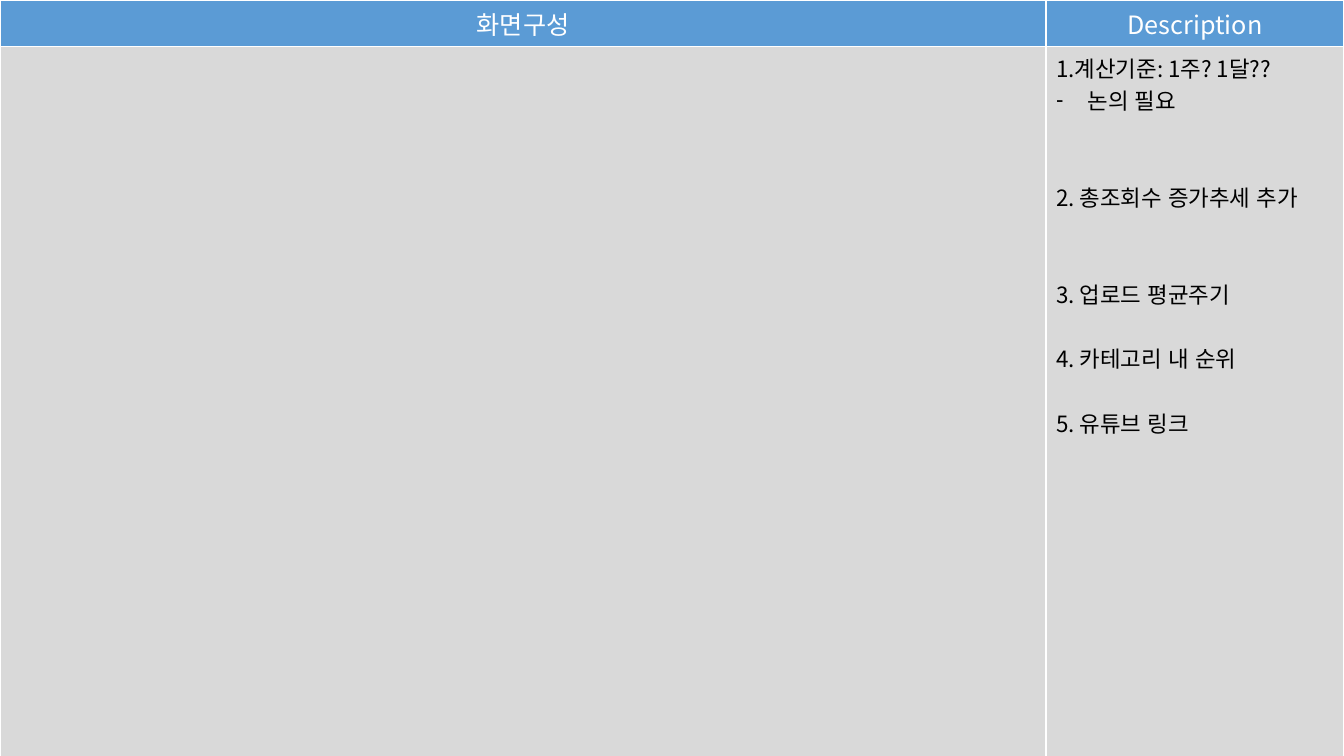
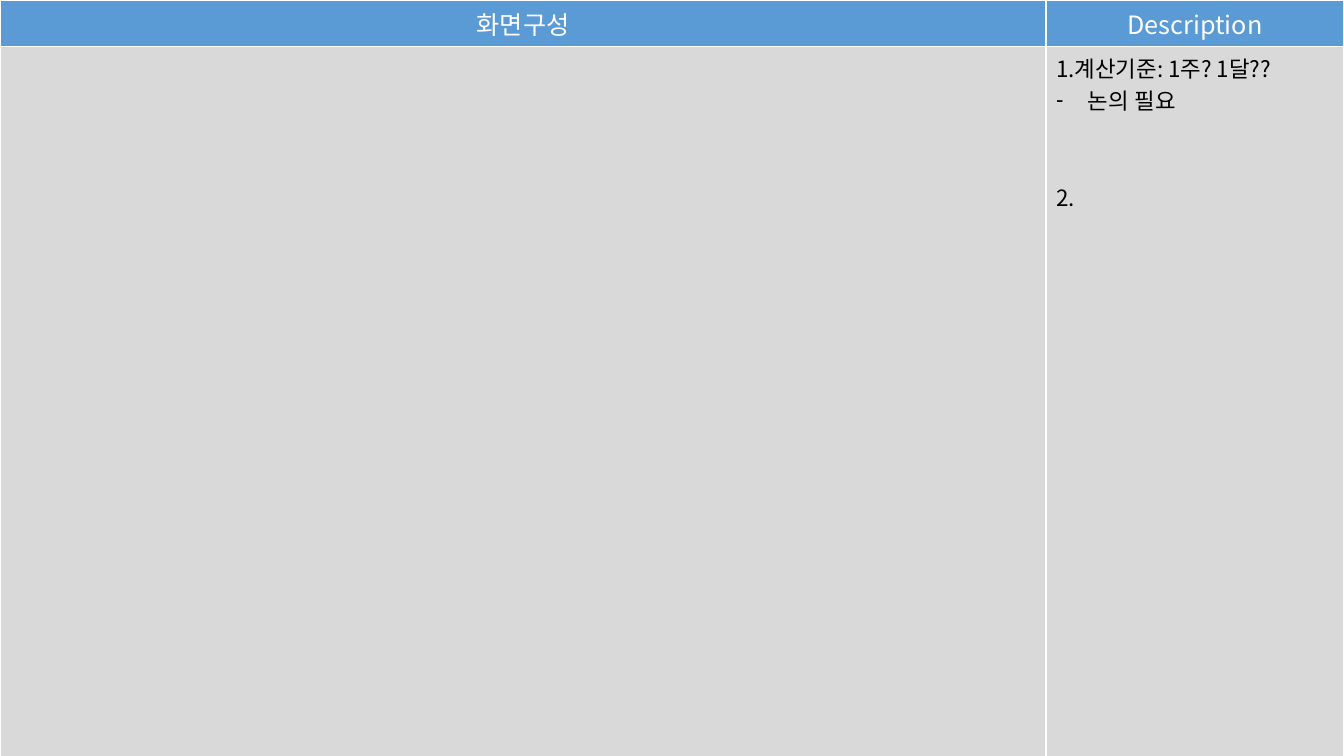
Before and after one commit to chanuuuuu/OnAD_project, a slide deck: slide 2 of docs/23_웹UI기획서/보고서 시각지표 기획.pptx. Drawn at 1344x756 pixels with LibreOffice and Linux fonts; fonts in the diff are those of the drawing. Boxes give left, top, right and bottom in pixels: in the first picture for what was removed or moved away, otherwise in the second. Text is boxed around its words. In the diff, an @@ line names an element or a change of style, - is before the commit and + after.

```diff
--- a/docs/23_웹UI기획서/보고서 시각지표 기획.pptx
+++ b/docs/23_웹UI기획서/보고서 시각지표 기획.pptx
@@ table at [0, 0, 1344, 756] @@
-row 2, column 2: 1.계산기준: 1주? 1달?? / 논의 필요 / 2. 총조회수 증가추세 추가 / 3. 업로드 평균주기 / 4. 카테고리 내 순위 / 5. 유튜브 링크
+row 2, column 2: 1.계산기준: 1주? 1달?? / 논의 필요 / 2.
```
Also in this commit, not shown: 3 slides added, 3 other files.
